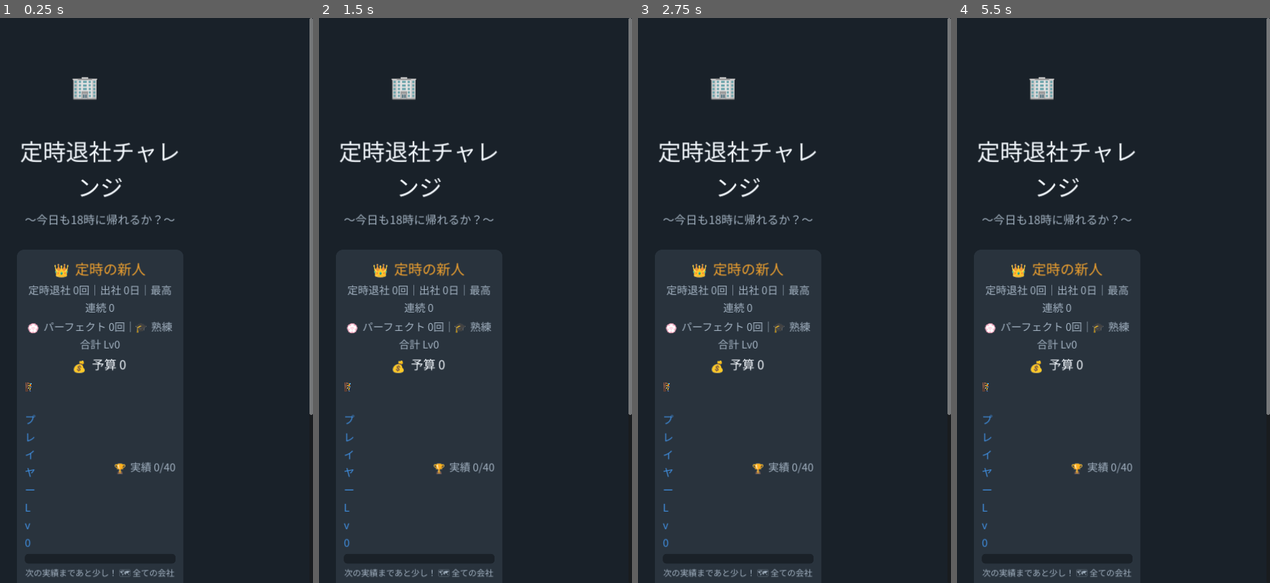
Above: before the commit, frames 1-4 (left to right).
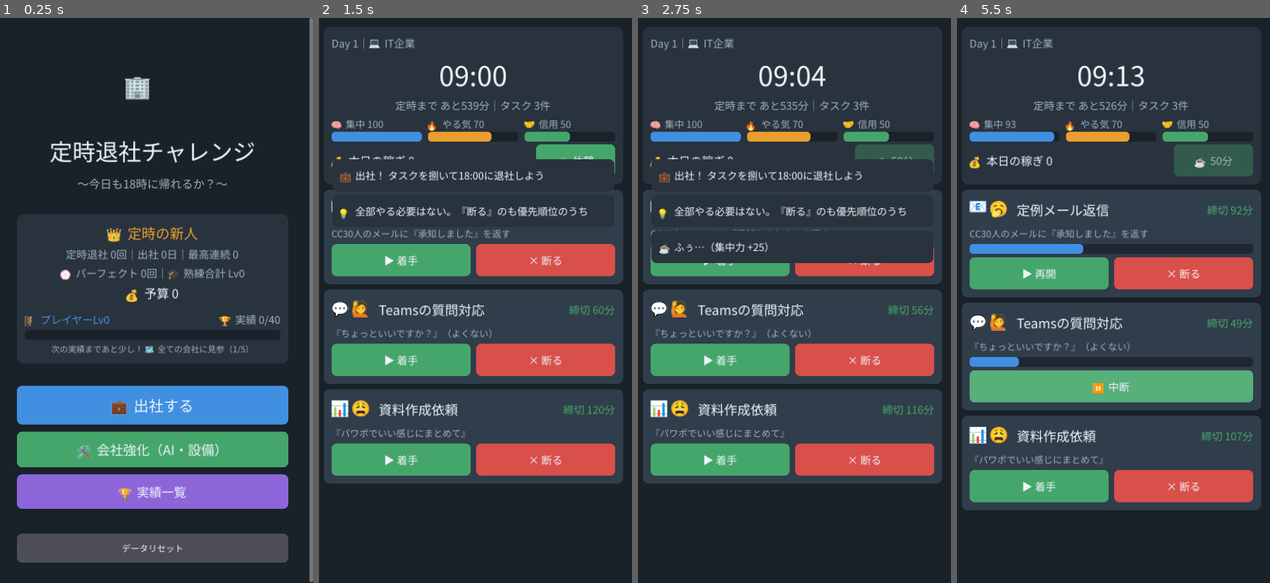
Above: after the commit, the same moments.

Repository: deradera56/teiji-challenge-deploy
Game: Godot game, scene res://scenes/Title.tscn
Two runs of this game, one before a commit and one after it. Both use one fixed random seed, a clock stepped at 60 frames per second and the inputs below.
Inputs (mouse positions are in pixels of both pictures, inside the frame that each line leads up to):
- Up to frame 1 (0.25 s): no input
- Up to frame 2 (1.5 s): click (472, 407) at 0.5 s, where only the run after the commit has a clickable "💼 出社する"; click (472, 164) at 1.25 s, where only the run after the commit has a clickable "🚪 ここに出社する"
- Up to frame 3 (2.75 s): click (894, 159) at 2 s, where only the run after the commit has a clickable "☕ 休憩"
- Up to frame 4 (5.5 s): click (1038, 260) at 2.75 s, where only the run after the commit has a clickable "▶ 着手"; click (1110, 272) at 3.5 s, where only the run after the commit has a clickable "⏸ 中断"; click (1038, 272) at 4.25 s, where only the run after the commit has a clickable "▶ 再開"; click (1038, 373) at 5 s, where only the run after the commit has a clickable "▶ 着手"

The runs differ from the first frame. In frame 1, 28% of the frame differs, in the area x 5-100%, y 10-100%; in frame 2, 40%; in frame 3, 35%; in frame 4, 46%, in the area x 1-100%, y 0-99%.

Commit message:
fix: スマホUI修正（画面左寄り・ラベル縦折れ）＋実績分のフォント再生成

Diff:
--- a/scripts/autoload/ui_theme.gd
+++ b/scripts/autoload/ui_theme.gd
@@ -72,12 +72,15 @@
 	parent.move_child(rect, 0)
 
 
-func make_label(text: String, size: int = 28, color: Color = TEXT_MAIN) -> Label:
+func make_label(text: String, size: int = 28, color: Color = TEXT_MAIN, wrap: bool = false) -> Label:
 	var l := Label.new()
 	l.text = text
 	l.add_theme_font_size_override("font_size", size)
 	l.add_theme_color_override("font_color", color)
-	l.autowrap_mode = TextServer.AUTOWRAP_WORD_SMART
+	# 折返しは長文（説明文・トースト）だけ。既定OFFにしないと
+	# 狭い場所のラベル（締切・報酬倍率など）が1文字ずつ縦に折れて読めなくなる
+	if wrap:
+		l.autowrap_mode = TextServer.AUTOWRAP_WORD_SMART
 	return l
 
 
@@ -136,6 +139,10 @@
 func make_margin_vbox(parent: Control, margin: int = 32, separation: int = 16) -> VBoxContainer:
 	var mc := MarginContainer.new()
 	mc.set_anchors_preset(Control.PRESET_FULL_RECT)
+	# ScrollContainer直下に置かれた場合はアンカーが効かないため、
+	# サイズフラグで全幅・全高に広げる（スマホで左寄りに潰れる不具合の対策）
+	mc.size_flags_horizontal = Control.SIZE_EXPAND_FILL
+	mc.size_flags_vertical = Control.SIZE_EXPAND_FILL
 	mc.add_theme_constant_override("margin_left", margin)
 	mc.add_theme_constant_override("margin_right", margin)
 	mc.add_theme_constant_override("margin_top", margin)
--- a/scripts/game/game.gd
+++ b/scripts/game/game.gd
@@ -603,7 +603,7 @@
 	var p := UiTheme.make_panel(bg, 12)
 	p.mouse_filter = Control.MOUSE_FILTER_IGNORE
 	p.modulate.a = 0.0
-	p.add_child(UiTheme.make_label(text, 23))
+	p.add_child(UiTheme.make_label(text, 23, UiTheme.TEXT_MAIN, true))
 	toast_box.add_child(p)
 	if toast_box.get_child_count() > 4:
 		toast_box.get_child(0).queue_free()
--- a/scripts/game/task_card.gd
+++ b/scripts/game/task_card.gd
@@ -63,7 +63,7 @@
 	_dl_label = UiTheme.make_label("", 24, UiTheme.TEXT_DIM)
 	top.add_child(_dl_label)
 
-	var desc := UiTheme.make_label(String(tpl.get("desc", "")), 21, UiTheme.TEXT_DIM)
+	var desc := UiTheme.make_label(String(tpl.get("desc", "")), 21, UiTheme.TEXT_DIM, true)
 	vb.add_child(desc)
 
 	_bar = UiTheme.make_bar(UiTheme.ACCENT)
--- a/scripts/ui/achievements.gd
+++ b/scripts/ui/achievements.gd
@@ -102,7 +102,7 @@
 	top.add_child(name_col)
 	var name_l := UiTheme.make_label(String(a.get("name", "")), 24, UiTheme.TEXT_MAIN if unlocked else UiTheme.TEXT_DIM)
 	name_col.add_child(name_l)
-	var desc_l := UiTheme.make_label(String(a.get("desc", "")), 18, UiTheme.TEXT_DIM)
+	var desc_l := UiTheme.make_label(String(a.get("desc", "")), 18, UiTheme.TEXT_DIM, true)
 	name_col.add_child(desc_l)
 	var tier_l := UiTheme.make_label(tier.to_upper(), 16, tier_col)
 	top.add_child(tier_l)
--- a/scripts/ui/company_select.gd
+++ b/scripts/ui/company_select.gd
@@ -61,7 +61,7 @@
 	var mult := UiTheme.make_label("報酬 x%.2f" % float(company.get("reward_mult", 1.0)), 24, UiTheme.WARN)
 	top.add_child(mult)
 
-	vb.add_child(UiTheme.make_label(String(company.get("desc", "")), 22, UiTheme.TEXT_DIM))
+	vb.add_child(UiTheme.make_label(String(company.get("desc", "")), 22, UiTheme.TEXT_DIM, true))
 
 	if unlocked:
 		var go := UiTheme.make_button("🚪 ここに出社する", UiTheme.ACCENT, 28)
--- a/scripts/ui/result.gd
+++ b/scripts/ui/result.gd
@@ -17,7 +17,7 @@
 
 	var teiji := String(r.get("reason", "")) == "teiji"
 	var outcome := UiTheme.make_label(String(r.get("outcome", "退社")), 42,
-			UiTheme.GOOD if teiji else UiTheme.WARN)
+			UiTheme.GOOD if teiji else UiTheme.WARN, true)
 	outcome.horizontal_alignment = HORIZONTAL_ALIGNMENT_CENTER
 	vb.add_child(outcome)
 
@@ -75,7 +75,7 @@
 		if lv > 0:
 			levels.append("%s Lv%d" % [Meta.category_name(String(cat)), lv])
 	if levels.size() > 0:
-		var m := UiTheme.make_label("🎓 熟練度：" + "・".join(levels), 21, UiTheme.TEXT_DIM)
+		var m := UiTheme.make_label("🎓 熟練度：" + "・".join(levels), 21, UiTheme.TEXT_DIM, true)
 		m.horizontal_alignment = HORIZONTAL_ALIGNMENT_CENTER
 		vb.add_child(m)
 
@@ -94,7 +94,7 @@
 		for a in new_achievements:
 			var line := UiTheme.make_label(
 				"%s %s — %s" % [String(a.get("icon", "🏆")), String(a.get("name", "")), String(a.get("desc", ""))],
-				20, UiTheme.TEXT_MAIN)
+				20, UiTheme.TEXT_MAIN, true)
 			line.horizontal_alignment = HORIZONTAL_ALIGNMENT_CENTER
 			ach_vb.add_child(line)
 
--- a/scripts/ui/shop.gd
+++ b/scripts/ui/shop.gd
@@ -61,7 +61,7 @@
 	var lv_col := UiTheme.GOOD if lv >= max_lv else UiTheme.TEXT_DIM
 	top.add_child(UiTheme.make_label("Lv %d/%d" % [lv, max_lv], 26, lv_col))
 
-	vb.add_child(UiTheme.make_label(String(u.get("desc", "")), 21, UiTheme.TEXT_DIM))
+	vb.add_child(UiTheme.make_label(String(u.get("desc", "")), 21, UiTheme.TEXT_DIM, true))
 
 	if lv >= max_lv:
 		var done := UiTheme.make_label("✅ 最大レベル", 24, UiTheme.GOOD)
--- a/scripts/ui/title.gd
+++ b/scripts/ui/title.gd
@@ -80,7 +80,7 @@
 		var hint_l := UiTheme.make_label(
 			"%s %s %s（%d/%d）" % [hint_text, String(hint.get("icon", "🏆")), String(hint.get("name", "")),
 					int(hint.get("_val", 0)), int(hint.get("_target", 1))],
-			19, UiTheme.WARN if ratio >= 0.7 else UiTheme.TEXT_DIM)
+			19, UiTheme.WARN if ratio >= 0.7 else UiTheme.TEXT_DIM, true)
 		hint_l.horizontal_alignment = HORIZONTAL_ALIGNMENT_CENTER
 		stats_vb.add_child(hint_l)
 
Binary file changed: ui/fonts/noto_emoji_subset.fontdata
Binary file changed: ui/fonts/noto_jp_subset.fontdata
